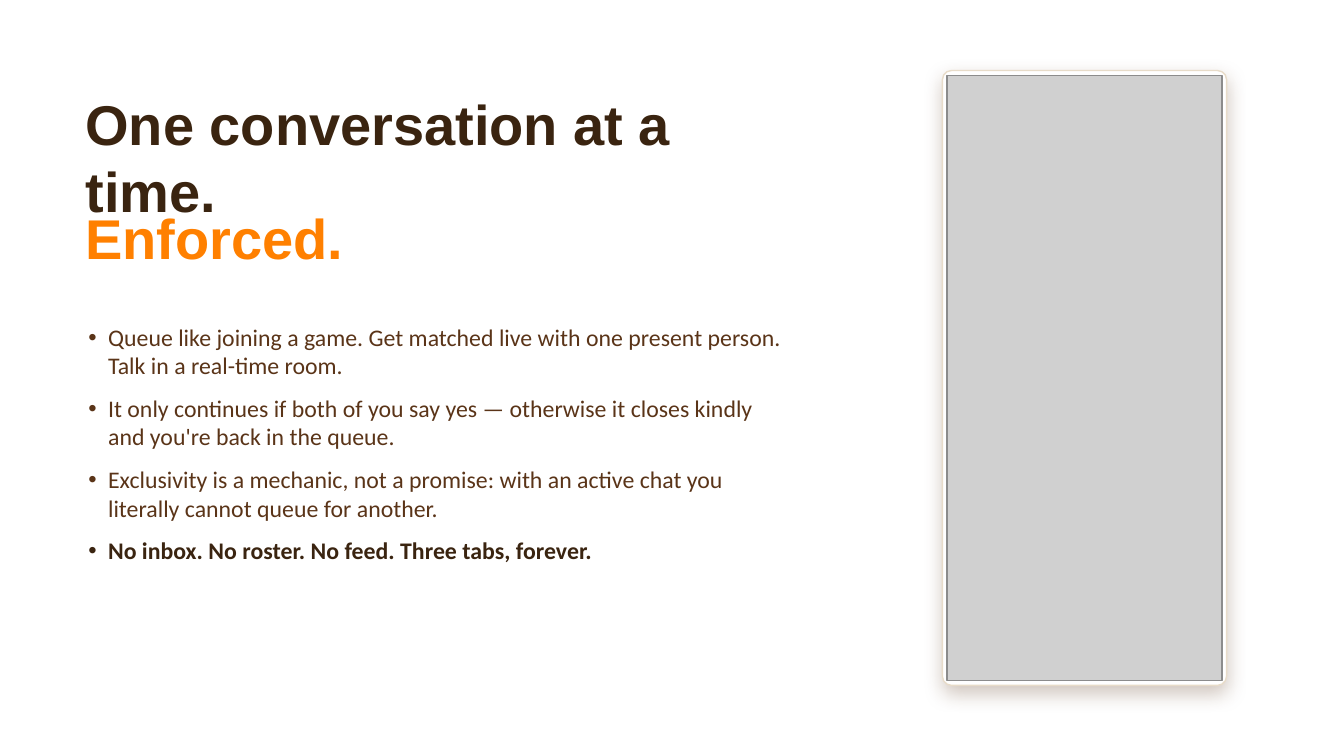
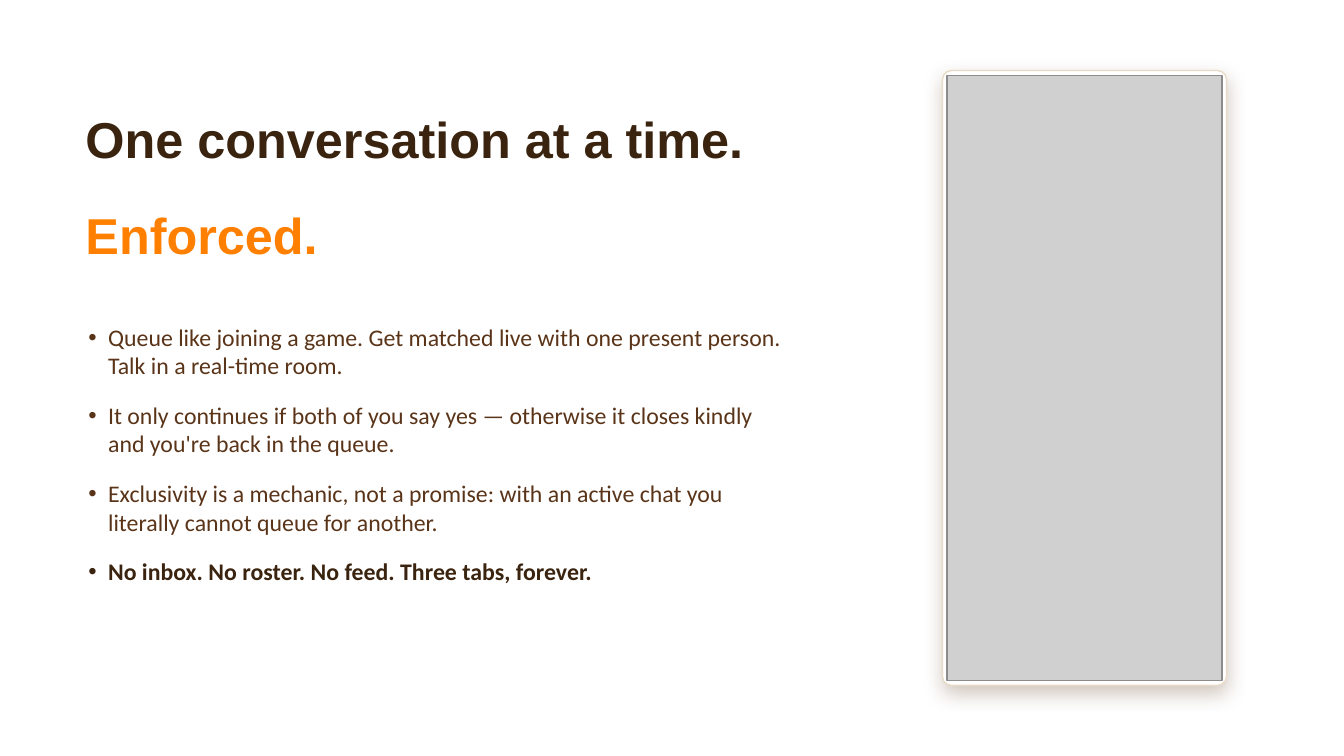
Before and after one commit to pjeon18/iso-prototype, a slide deck: slide 3 of slides/ISO_Product_Intro.pptx. Drawn at 1344x756 pixels with LibreOffice and Linux fonts; fonts in the diff are those of the drawing; grey boxes stand for pictures. Boxes give left, top, right and bottom in pixels: in the first picture for what was removed or moved away, otherwise in the second. Text is boxed around its words. In the diff, an @@ line names an element or a change of style, - is before the commit and + after.

```diff
--- a/slides/ISO_Product_Intro.pptx
+++ b/slides/ISO_Product_Intro.pptx
@@ text "One conversation at a time." at [85, 121, 744, 159]: size 40 to 36 pt @@
@@ text "One conversation at a time.": place and size @@
-text "One conversation at a time." at [85, 104, 670, 222]
+text "One conversation at a time." at [85, 121, 744, 159]
@@ text "Enforced." at [85, 217, 317, 255]: size 40 to 36 pt @@
@@ text "Queue like joining a game. ..." at [108, 329, 781, 583]: more space between paragraphs @@
```
Also in this commit, not shown: 5 other slides changed, 1 other file.
